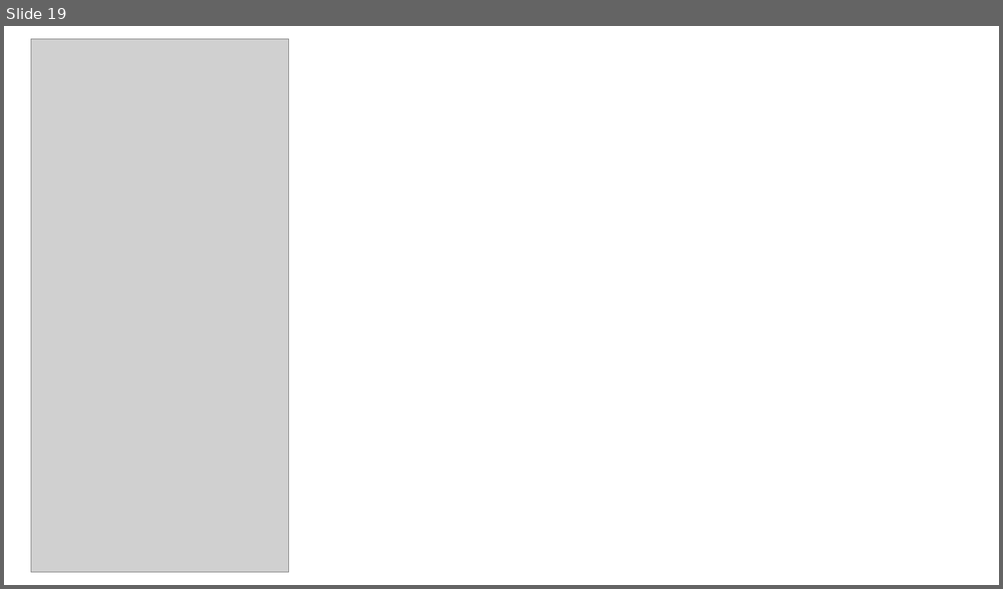
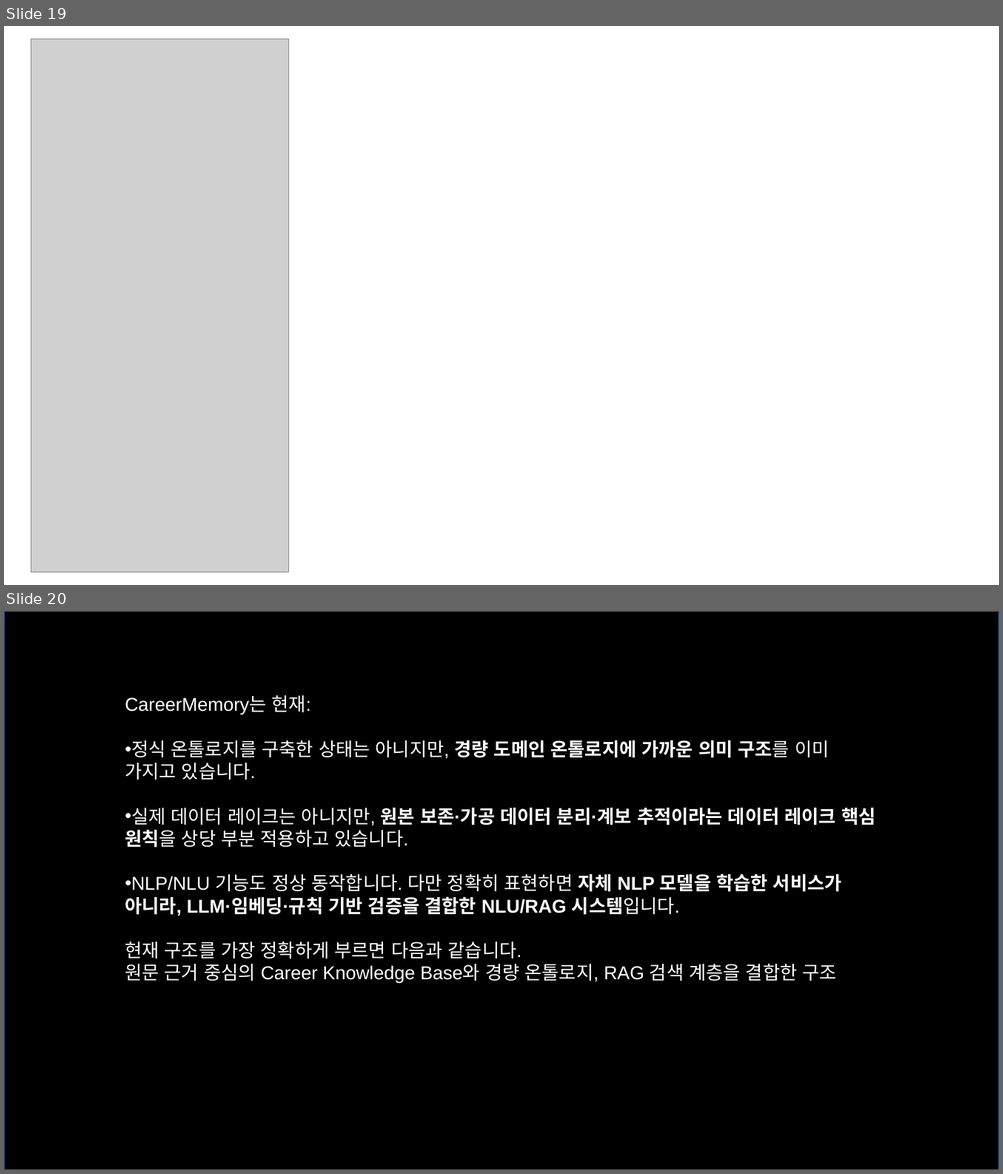
Before and after one commit to hamhj7694/CareerMemory_langchain_rag, a slide deck: 포트폴리오 및 기타 raw 자료/커리어 메모리 개선 및 고도화.pptx. Shown one above the other, each under a label of ours: slide 19 before the commit, slides 19 and 20 after it. The pictures are 1003x589 and 1003x1174 pixels, drawn with LibreOffice and Linux fonts; fonts in the diff are those of the drawing; grey boxes stand for pictures. Boxes give left, top, right and bottom in pixels: in the first picture for what was removed or moved away, otherwise in the second. Text is boxed around its words. In the diff, an @@ line names an element or a change of style, - is before the commit and + after.

```diff
--- a/포트폴리오 및 기타 raw 자료/커리어 메모리 개선 및 고도화.pptx
+++ b/포트폴리오 및 기타 raw 자료/커리어 메모리 개선 및 고도화.pptx
@@ slide 20 added at <box>4,611,999,1170</box>, background #FFFFFF @@
@@ rectangle added at <box>4,611,999,1170</box>, fill #000000, outline #325491 1 pt @@
@@ text added at <box>125,695,875,984</box>, 18 pt, text #FFFFFF @@
+CareerMemory는 현재:
+• 정식 온톨로지를 구축한 상태는 아니지만, 경량 도메인 온톨로지에 가까운 의미 구조를 이미 가지고 있습니다.
+• 실제 데이터 레이크는 아니지만, 원본 보존·가공 데이터 분리·계보 추적이라는 데이터 레이크 핵심 원칙을 상당 부분 적용하고 있습니다.
+• NLP/NLU 기능도 정상 동작합니다. 다만 정확히 표현하면 자체 NLP 모델을 학습한 서비스가 아니라, LLM·임베딩·규칙 기반 검증을 결합한 NLU/RAG 시스템입니다.
+현재 구조를 가장 정확하게 부르면 다음과 같습니다.
+원문 근거 중심의 Career Knowledge Base와 경량 온톨로지, RAG 검색 계층을 결합한 구조
```
Also in this commit, not shown: 6 other slides added, 21 other files.
